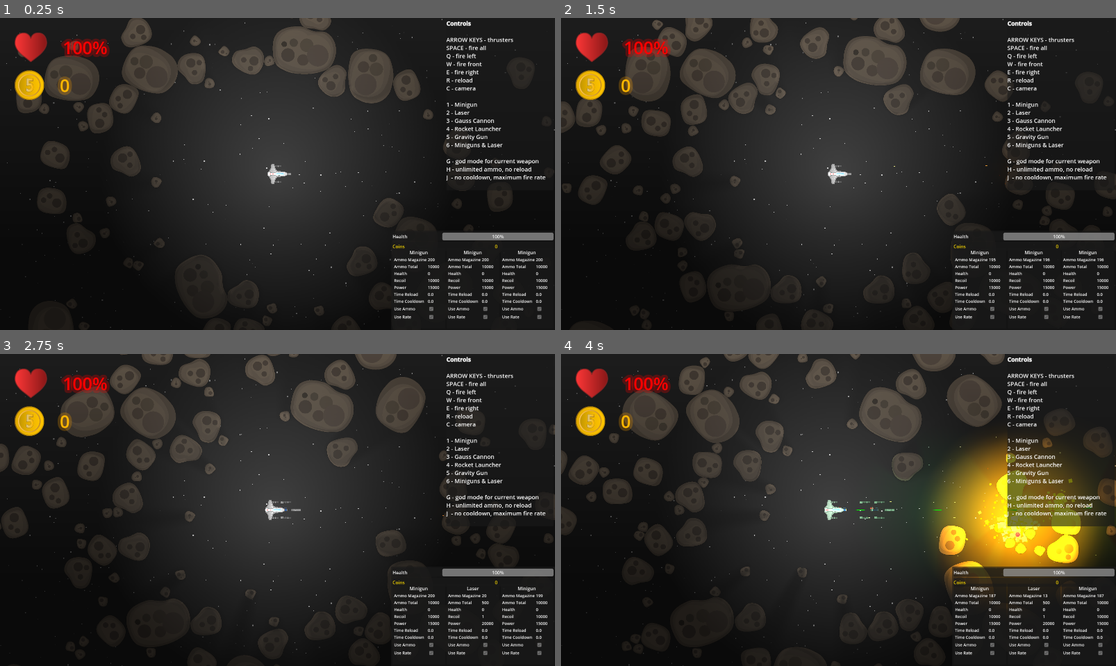
Above: before the commit, frames 1-4 (two rows, left to right).
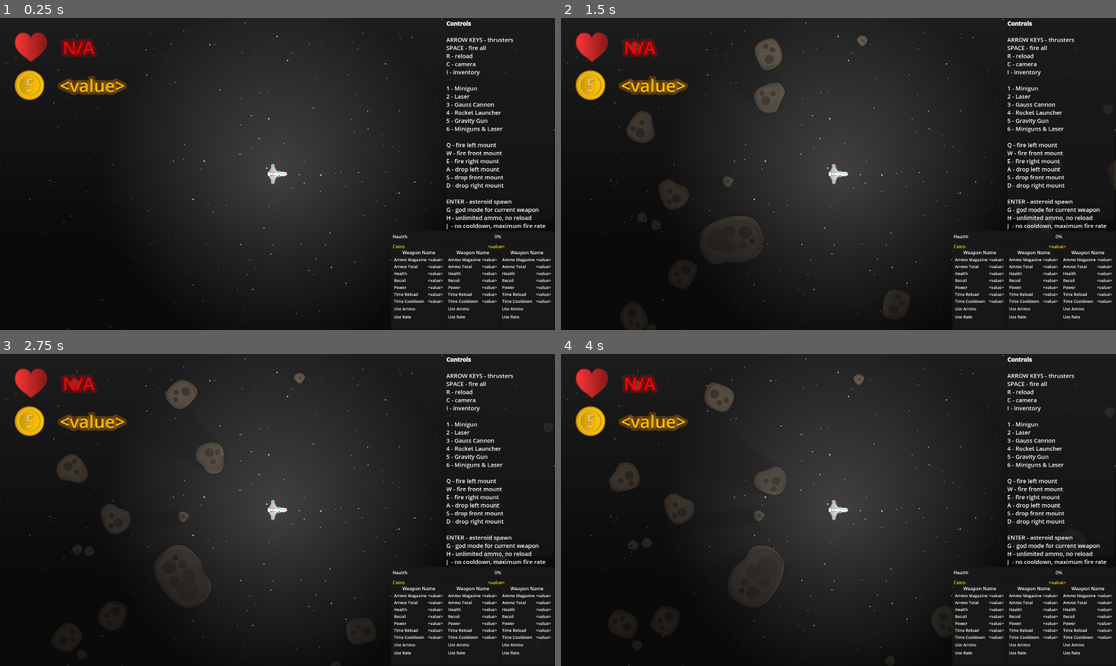
Above: after the commit, the same moments.

Repository: mkormout/graviton
Game: Godot game, scene res://world.tscn
Same seed, same stepped clock (60 frames per second), same inputs: the game is played once before the commit and once after it.
Inputs:
- Up to frame 1 (0.25 s): no input
- Up to frame 2 (1.5 s): tap Enter at 0.5 s; hold D 0.53-1.28 s; hold I 0.53-1.28 s; tap Space at 0.77, 1.07 s; tap Q at 0.8, 1.35 s; hold S from 1.28 s (still down)
- Up to frame 3 (2.75 s): tap Space at 1.52, 1.82 s; tap E at 1.55 s; release S at 2.03 s; hold D from 2.03 s (still down); hold E from 2.03 s (still down); tap 6 at 2.3 s
- Up to frame 4 (4 s): release D at 2.78 s; release E at 2.78 s; hold W 2.78-3.53 s; tap 6 at 2.85 s; tap Space at 3.02, 3.05, 3.32 s; hold A from 3.53 s (still down); hold Space from 3.53 s (still down); tap I at 3.8 s

The runs differ from the first frame. In frame 1, 13% of the frame differs, in the area x 2-100%, y 0-98%; in frame 2, 16%; in frame 3, 16%; in frame 4, 26%, in the area x 0-100%, y 0-100%.
Error after the commit: Parse Error: Could not resolve class "Ship". (res://components/player-ship.gd:1)

Commit message:
basic inventory system

Diff:
--- a/components/item-type.gd
+++ b/components/item-type.gd
@@ -4,3 +4,6 @@
 @export var title: String
 @export var price: int
 @export var is_coin: bool
+
+func same(type: ItemType) -> bool:
+	return type.name == name
--- a/components/mountable-body.gd
+++ b/components/mountable-body.gd
@@ -22,6 +22,10 @@
 
 	mounts = get_mounts()
 
+func unmount_weapon(where: String):
+	var mount = get_mount(where)
+	mount.unplug()
+
 func do(sender: MountableBody, action: String, where: String, meta = null):
 	if not sender:
 		sender = self
--- a/components/mountable-weapon.gd
+++ b/components/mountable-weapon.gd
@@ -5,6 +5,7 @@
 @export var ammo: PackedScene
 @export var barrel: Node2D
 @export var sound: AudioStreamPlayer2D
+@export var empty_sound: AudioStreamPlayer2D
 @export var reload_sound: AudioStreamPlayer2D
 @export_group("Firing")
 @export var rate: float
@@ -38,8 +39,17 @@
 	magazine_current = magazine_max
 	ammo_current = ammo_max
 
+func has_ammo() -> bool:
+	return magazine_current > 0
+
+func is_reloading() -> bool:
+	return not reload_timer.is_stopped()
+
+func is_cooldown() -> bool:
+	return not shot_timer.is_stopped()
+
 func can_shoot() -> bool:
-	return shot_timer.is_stopped() and reload_timer.is_stopped() and magazine_current > 0
+	return not is_cooldown() and not is_reloading() and has_ammo()
 
 func reload() -> void:
 	reload_timer.start()
@@ -69,6 +79,11 @@
 		use_rate = false
 
 func fire():
+	if not has_ammo() and not is_reloading():
+		if empty_sound and not empty_sound.playing:
+			empty_sound.play()
+		return
+
 	if can_shoot():
 		var instance = ammo.instantiate() as RigidBody2D
 		instance.position = barrel.global_position
@@ -91,4 +106,3 @@
 
 		var mount = get_mount("")
 		mount.do(self, "recoil", recoil)
-	pass
--- a/components/ship.gd
+++ b/components/ship.gd
@@ -3,8 +3,10 @@
 
 @export var picker: Area2D
 @export var max_inventory: int = 10
-@export var inventory: Array[Item]
+@export var inventory: Inventory
 @export var can_pick_coin: bool = false
+
+signal inventory_updated(inventory: Array[Item])
 
 var coins: int = 0
 
@@ -22,10 +24,16 @@
 	item.pick()
 
 func pick_item(item: Item):
-	coins += item.count * item.type.price
+
+	inventory_updated.emit(inventory)
 	item.pick()
 
-func body_entered(_body):
+func body_entered(body):
+	var ray = RayCast2D.new()
+	ray.position = global_position
+	ray.target_position = body.global_position
+	var collision = ray.get_collision_point()
+
 	var attack = Damage.new()
 	attack.kinetic = 1000
 	damage(attack)
--- a/prefabs/asteroid/asteroid-small-4.tscn
+++ b/prefabs/asteroid/asteroid-small-4.tscn
@@ -8,7 +8,7 @@
 [ext_resource type="Script" path="res://components/item-drop.gd" id="5_wpxbj"]
 
 [sub_resource type="OccluderPolygon2D" id="OccluderPolygon2D_rtibw"]
-polygon = PackedVector2Array(-27, 177, 39, 160, 82, 111, 104, 65, 137, -12, 126, -85, 87, -144, 25, -176, -38, -171, -98, -135, -119, -88, -135, -52, -129, 21, -117, 104, -88, 148)
+polygon = PackedVector2Array(-11, 176, 26, 174, 62, 145, 82, 111, 104, 65, 137, -12, 126, -85, 87, -144, 25, -176, -38, -171, -98, -135, -120, -48, -130, -17, -129, 21, -106, 71, -93, 78, -73, 123, -54, 154)
 
 [sub_resource type="Resource" id="Resource_5v5hc"]
 script = ExtResource("5_wpxbj")
@@ -32,7 +32,7 @@
 texture = ExtResource("2_ei2uw")
 
 [node name="CollisionPolygon2D" type="CollisionPolygon2D" parent="."]
-polygon = PackedVector2Array(-24, 176, 55, 149, 88, 105, 136, -14, 124, -97, 82, -147, 27, -173, -44, -168, -98, -134, -122, -82, -134, -43, -125, 38, -118, 110, -79, 154)
+polygon = PackedVector2Array(-7, 176, 30, 173, 55, 149, 88, 105, 136, -14, 121, -98, 82, -147, 27, -173, -44, -168, -98, -134, -118, -70, -132, -13, -125, 38, -112, 63, -93, 76, -60, 150)
 
 [node name="LightOccluder2D" type="LightOccluder2D" parent="."]
 occluder = SubResource("OccluderPolygon2D_rtibw")
--- a/prefabs/gausscannon/gausscannon.tscn
+++ b/prefabs/gausscannon/gausscannon.tscn
@@ -1,10 +1,11 @@
-[gd_scene load_steps=11 format=3 uid="uid://cbco1xs1gleke"]
+[gd_scene load_steps=12 format=3 uid="uid://cbco1xs1gleke"]
 
 [ext_resource type="Script" path="res://components/mountable-weapon.gd" id="1_iml48"]
 [ext_resource type="PackedScene" uid="uid://bbbou6h5jmvbh" path="res://prefabs/gausscannon/gausscannon-bullet.tscn" id="2_i52xv"]
 [ext_resource type="Texture2D" uid="uid://nu0w8gtlvc3" path="res://images/gausscannon.png" id="3_og6jl"]
 [ext_resource type="AudioStream" uid="uid://bbri5doimels0" path="res://sounds/gausscannon.mp3" id="4_33d08"]
 [ext_resource type="Script" path="res://components/mount-point.gd" id="5_sjve5"]
+[ext_resource type="AudioStream" uid="uid://d1khlswfftyfa" path="res://sounds/empty-magazine.wav" id="7_gyh01"]
 [ext_resource type="AudioStream" uid="uid://ch8rnjocy08u1" path="res://sounds/reload_clip.wav" id="7_h51wr"]
 
 [sub_resource type="Gradient" id="Gradient_3hseg"]
@@ -22,7 +23,7 @@
 [sub_resource type="RectangleShape2D" id="RectangleShape2D_mhy0m"]
 size = Vector2(126, 345)
 
-[node name="Gausscannon" type="RigidBody2D" node_paths=PackedStringArray("barrel", "sound", "reload_sound")]
+[node name="Gausscannon" type="RigidBody2D" node_paths=PackedStringArray("barrel", "sound", "empty_sound", "reload_sound")]
 z_index = -1
 collision_layer = 2
 collision_mask = 8
@@ -30,6 +31,7 @@
 ammo = ExtResource("2_i52xv")
 barrel = NodePath("Barrel")
 sound = NodePath("FireSound")
+empty_sound = NodePath("EmptySound")
 reload_sound = NodePath("ReloadSound")
 rate = 0.5
 velocity = 40000.0
@@ -73,3 +75,8 @@
 pitch_scale = 1.2
 max_distance = 20000.0
 max_polyphony = 3
+
+[node name="EmptySound" type="AudioStreamPlayer2D" parent="."]
+stream = ExtResource("7_gyh01")
+volume_db = -20.0
+max_distance = 20000.0
--- a/prefabs/gravitygun/gravitygun.tscn
+++ b/prefabs/gravitygun/gravitygun.tscn
@@ -7,6 +7,7 @@
 [ext_resource type="AudioStream" uid="uid://bgabun2hciihe" path="res://sounds/gravitygun.wav" id="4_blhgr"]
 [ext_resource type="Script" path="res://components/mount-point.gd" id="5_qcpsb"]
 [ext_resource type="AudioStream" uid="uid://ch8rnjocy08u1" path="res://sounds/reload_clip.wav" id="6_nt1dy"]
+[ext_resource type="AudioStream" uid="uid://d1khlswfftyfa" path="res://sounds/empty-magazine.wav" id="8_j46xg"]
 
 [sub_resource type="Resource" id="Resource_bdikp"]
 script = ExtResource("2_ouie2")
@@ -22,7 +23,7 @@
 fill_from = Vector2(0.5, 0.5)
 fill_to = Vector2(0.49359, 0)
 
-[node name="Gravitygun" type="RigidBody2D" node_paths=PackedStringArray("area", "barrel", "sound", "reload_sound")]
+[node name="Gravitygun" type="RigidBody2D" node_paths=PackedStringArray("area", "barrel", "sound", "empty_sound", "reload_sound")]
 z_index = -1
 collision_layer = 2
 collision_mask = 8
@@ -32,6 +33,7 @@
 ammo = ExtResource("2_j36r0")
 barrel = NodePath("Barrel")
 sound = NodePath("AudioStreamPlayer2D")
+empty_sound = NodePath("EmptySound")
 reload_sound = NodePath("ReloadSound")
 rate = 2.0
 velocity = 25000.0
@@ -79,3 +81,8 @@
 
 [node name="CollisionPolygon2D" type="CollisionPolygon2D" parent="Effect"]
 polygon = PackedVector2Array(300, 1300, 10000, 3000, 10000, -3000, 300, -1300)
+
+[node name="EmptySound" type="AudioStreamPlayer2D" parent="."]
+stream = ExtResource("8_j46xg")
+volume_db = -20.0
+max_distance = 20000.0
--- a/prefabs/laser/laser.tscn
+++ b/prefabs/laser/laser.tscn
@@ -6,11 +6,12 @@
 [ext_resource type="Script" path="res://components/mount-point.gd" id="4_3iiwc"]
 [ext_resource type="AudioStream" uid="uid://bm2syhjfyh74q" path="res://sounds/laser.wav" id="5_toyk8"]
 [ext_resource type="AudioStream" uid="uid://ch8rnjocy08u1" path="res://sounds/reload_clip.wav" id="7_jalqq"]
+[ext_resource type="AudioStream" uid="uid://d1khlswfftyfa" path="res://sounds/empty-magazine.wav" id="7_w8f5x"]
 
 [sub_resource type="RectangleShape2D" id="RectangleShape2D_0ximw"]
 size = Vector2(130.999, 295)
 
-[node name="Laser" type="RigidBody2D" node_paths=PackedStringArray("barrel", "sound", "reload_sound")]
+[node name="Laser" type="RigidBody2D" node_paths=PackedStringArray("barrel", "sound", "empty_sound", "reload_sound")]
 z_index = -1
 collision_layer = 2
 collision_mask = 8
@@ -18,6 +19,7 @@
 ammo = ExtResource("2_nvrsh")
 barrel = NodePath("Barrel")
 sound = NodePath("FireSound")
+empty_sound = NodePath("EmptySound")
 reload_sound = NodePath("ReloadSound")
 rate = 0.1
 velocity = 20000.0
@@ -53,3 +55,8 @@
 pitch_scale = 1.2
 max_distance = 20000.0
 max_polyphony = 3
+
+[node name="EmptySound" type="AudioStreamPlayer2D" parent="."]
+stream = ExtResource("7_w8f5x")
+volume_db = -20.0
+max_distance = 20000.0
--- a/prefabs/minigun/minigun.tscn
+++ b/prefabs/minigun/minigun.tscn
@@ -6,11 +6,12 @@
 [ext_resource type="Script" path="res://components/mount-point.gd" id="2_uuclo"]
 [ext_resource type="AudioStream" uid="uid://bs1yoexmwj7op" path="res://sounds/minigun-shot.mp3" id="5_smrsu"]
 [ext_resource type="AudioStream" uid="uid://ch8rnjocy08u1" path="res://sounds/reload_clip.wav" id="7_s2xpc"]
+[ext_resource type="AudioStream" uid="uid://d1khlswfftyfa" path="res://sounds/empty-magazine.wav" id="7_yjvrk"]
 
 [sub_resource type="RectangleShape2D" id="RectangleShape2D_apxb2"]
 size = Vector2(70, 346)
 
-[node name="Minigun" type="RigidBody2D" node_paths=PackedStringArray("barrel", "sound", "reload_sound")]
+[node name="Minigun" type="RigidBody2D" node_paths=PackedStringArray("barrel", "sound", "empty_sound", "reload_sound")]
 z_index = -1
 collision_layer = 2
 collision_mask = 8
@@ -18,6 +19,7 @@
 ammo = ExtResource("2_72a78")
 barrel = NodePath("Barrel")
 sound = NodePath("FireSound")
+empty_sound = NodePath("EmptySound")
 reload_sound = NodePath("ReloadSound")
 rate = 0.02
 velocity = 15000.0
@@ -54,3 +56,8 @@
 pitch_scale = 1.2
 max_distance = 20000.0
 max_polyphony = 3
+
+[node name="EmptySound" type="AudioStreamPlayer2D" parent="."]
+stream = ExtResource("7_yjvrk")
+volume_db = -20.0
+max_distance = 20000.0
--- a/prefabs/rpg/rpg.tscn
+++ b/prefabs/rpg/rpg.tscn
@@ -1,16 +1,17 @@
-[gd_scene load_steps=8 format=3 uid="uid://nre36orqecmk"]
+[gd_scene load_steps=9 format=3 uid="uid://nre36orqecmk"]
 
 [ext_resource type="Script" path="res://components/mountable-weapon.gd" id="1_tahed"]
 [ext_resource type="PackedScene" uid="uid://jjt7k5wvvkb2" path="res://prefabs/rpg/rpg-bullet.tscn" id="2_qs2qy"]
 [ext_resource type="Texture2D" uid="uid://c10jfqxr0dyp6" path="res://images/rpg.png" id="3_wc8p2"]
 [ext_resource type="Script" path="res://components/mount-point.gd" id="4_8h4gc"]
 [ext_resource type="AudioStream" uid="uid://db533dluo1xbd" path="res://sounds/rocket.mp3" id="5_10nbp"]
+[ext_resource type="AudioStream" uid="uid://d1khlswfftyfa" path="res://sounds/empty-magazine.wav" id="7_jv7fv"]
 [ext_resource type="AudioStream" uid="uid://ch8rnjocy08u1" path="res://sounds/reload_clip.wav" id="7_ub65c"]
 
 [sub_resource type="RectangleShape2D" id="RectangleShape2D_nph6b"]
 size = Vector2(111.999, 374)
 
-[node name="Rpg" type="RigidBody2D" node_paths=PackedStringArray("barrel", "sound", "reload_sound")]
+[node name="Rpg" type="RigidBody2D" node_paths=PackedStringArray("barrel", "sound", "empty_sound", "reload_sound")]
 z_index = -1
 collision_layer = 2
 collision_mask = 8
@@ -18,6 +19,7 @@
 ammo = ExtResource("2_qs2qy")
 barrel = NodePath("Barrel")
 sound = NodePath("FireSound")
+empty_sound = NodePath("EmptySound")
 reload_sound = NodePath("ReloadSound")
 rate = 2.0
 velocity = 8000.0
@@ -56,3 +58,8 @@
 pitch_scale = 1.2
 max_distance = 20000.0
 max_polyphony = 3
+
+[node name="EmptySound" type="AudioStreamPlayer2D" parent="."]
+stream = ExtResource("7_jv7fv")
+volume_db = -20.0
+max_distance = 20000.0
--- a/prefabs/ship-bfg-23/ship-bfg-23.tscn
+++ b/prefabs/ship-bfg-23/ship-bfg-23.tscn
@@ -8,6 +8,7 @@
 [ext_resource type="Resource" uid="uid://dlsp34kplnygi" path="res://prefabs/ship-bfg-23/propeller-left.tres" id="4_sg3ag"]
 [ext_resource type="Resource" uid="uid://bv52moyqaql3y" path="res://prefabs/ship-bfg-23/propeller-right.tres" id="5_5n741"]
 [ext_resource type="Script" path="res://components/mount-point.gd" id="6_h22iy"]
+[ext_resource type="Script" path="res://components/inventory.gd" id="9_8kp54"]
 
 [sub_resource type="Curve" id="Curve_cbbmj"]
 _data = [Vector2(0, 1), 0.0, -2.85502, 0, 0, Vector2(1, 0), -0.0899593, 0.0, 0, 0]
@@ -216,3 +217,6 @@
 
 [node name="CollisionShape2D" type="CollisionShape2D" parent="Picker"]
 shape = SubResource("CircleShape2D_0fxht")
+
+[node name="InventoryStorage" type="Node" parent="."]
+script = ExtResource("9_8kp54")
--- a/prefabs/ui/controls-hint.tscn
+++ b/prefabs/ui/controls-hint.tscn
@@ -7,7 +7,7 @@
 anchor_left = 1.0
 anchor_right = 1.0
 offset_left = -381.0
-offset_bottom = 601.0
+offset_bottom = 704.0
 grow_horizontal = 0
 theme_override_constants/margin_left = 5
 theme_override_constants/margin_top = 5
@@ -19,10 +19,10 @@
 
 [node name="RichTextLabel" type="RichTextLabel" parent="MarginContainer/Panel"]
 layout_mode = 1
-anchors_preset = 15
+anchors_preset = -1
 anchor_right = 1.0
-anchor_bottom = 1.0
-offset_bottom = 2.0
+anchor_bottom = 1.076
+offset_bottom = 0.255934
 grow_horizontal = 2
 grow_vertical = 2
 theme_override_font_sizes/normal_font_size = 20
@@ -35,11 +35,9 @@
 
 ARROW KEYS - thrusters
 SPACE - fire all
-Q - fire left
-W - fire front
-E - fire right
 R - reload
 C - camera
+I - inventory
 
 1 - Minigun
 2 - Laser
@@ -48,8 +46,14 @@
 5 - Gravity Gun
 6 - Miniguns & Laser
 
+Q - fire left mount
+W - fire front mount
+E - fire right mount
+A - drop left mount
+S - drop front mount
+D - drop right mount
+
+ENTER - asteroid spawn
 G - god mode for current weapon
 H - unlimited ammo, no reload
-J  - no cooldown, maximum fire rate
-
-"
+J  - no cooldown, maximum fire rate"
--- a/prefabs/ui/status-bar.tscn
+++ b/prefabs/ui/status-bar.tscn
@@ -8,8 +8,8 @@
 script = ExtResource("1_8jfbo")
 
 [node name="MarginContainer" type="MarginContainer" parent="."]
-offset_right = 664.0
-offset_bottom = 334.0
+offset_right = 551.0
+offset_bottom = 353.0
 theme_override_constants/margin_left = 50
 theme_override_constants/margin_top = 50
 theme_override_constants/margin_right = 50
--- a/project.godot
+++ b/project.godot
@@ -20,6 +20,7 @@
 
 window/size/viewport_width=1920
 window/size/viewport_height=1080
+window/size/mode=2
 
 [physics]
 
--- a/world.gd
+++ b/world.gd
@@ -111,6 +111,16 @@
 		else:
 			$Camera2D.make_current()
 
+	if Input.is_key_pressed(KEY_A):
+		$ShipBFG23.unmount_weapon("left")
+	if Input.is_key_pressed(KEY_S):
+		$ShipBFG23.unmount_weapon("")
+	if Input.is_key_pressed(KEY_D):
+		$ShipBFG23.unmount_weapon("right")
+
+	if Input.is_key_pressed(KEY_I):
+		$Inventory.visible = not $Inventory.visible
+
 func spawn_asteroids(count: int):
 	for x in range(count * 0.5):
 		add_asteroid(asteroids_small_model.pick_random())
@@ -122,7 +132,7 @@
 		add_asteroid(asteroids_large_model.pick_random())
 
 func mount_weapon(body: MountableBody, what: PackedScene, where: String):
-	var weapon = what.instantiate()
+	var weapon = what.instantiate() if what else null
 	body.mount_weapon(weapon, where)
 
 func mount_ship_weapons(what: PackedScene):
--- a/world.tscn
+++ b/world.tscn
@@ -6,6 +6,7 @@
 [ext_resource type="PackedScene" uid="uid://dy8c1mmutnbql" path="res://prefabs/ui/controls-hint.tscn" id="3_0o1pf"]
 [ext_resource type="PackedScene" uid="uid://diqfcg5rnk5rq" path="res://prefabs/ship-bfg-23/ship-bfg-23.tscn" id="5_auikb"]
 [ext_resource type="PackedScene" uid="uid://cdueiyx71afgd" path="res://prefabs/ui/status-bar.tscn" id="6_gtmcj"]
+[ext_resource type="PackedScene" uid="uid://c5n2g0g788e3r" path="res://prefabs/ui/inventory/inventory.tscn" id="7_xmc06"]
 
 [sub_resource type="Curve" id="Curve_51lj4"]
 bake_resolution = 1000
@@ -84,3 +85,6 @@
 
 [node name="Coins" parent="." node_paths=PackedStringArray("ship") instance=ExtResource("6_gtmcj")]
 ship = NodePath("../ShipBFG23")
+
+[node name="Inventory" parent="." instance=ExtResource("7_xmc06")]
+visible = false
Not shown, changed: assets.svg
Not shown: 1 places in prefabs/gravitygun/gravitygun.tscn that only renumber resources
Not shown: 1 places in prefabs/laser/laser.tscn that only renumber resources
Not shown: 1 places in prefabs/minigun/minigun.tscn that only renumber resources
Not shown: 1 places in prefabs/ship-bfg-23/ship-bfg-23.tscn that only renumber resources
Not shown: 1 places in world.tscn that only renumber resources
